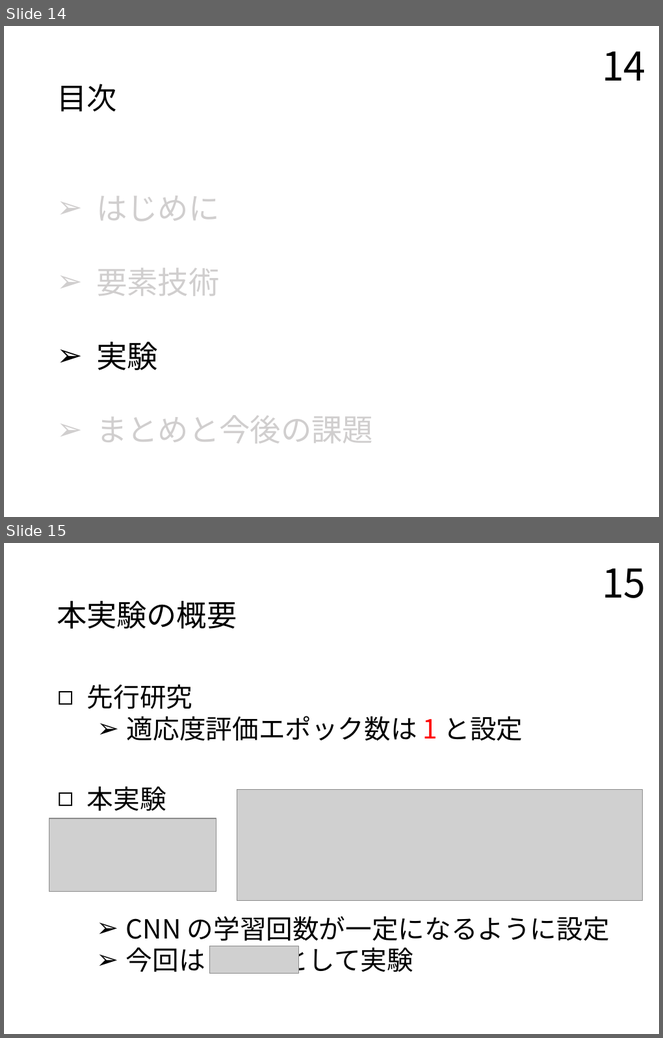
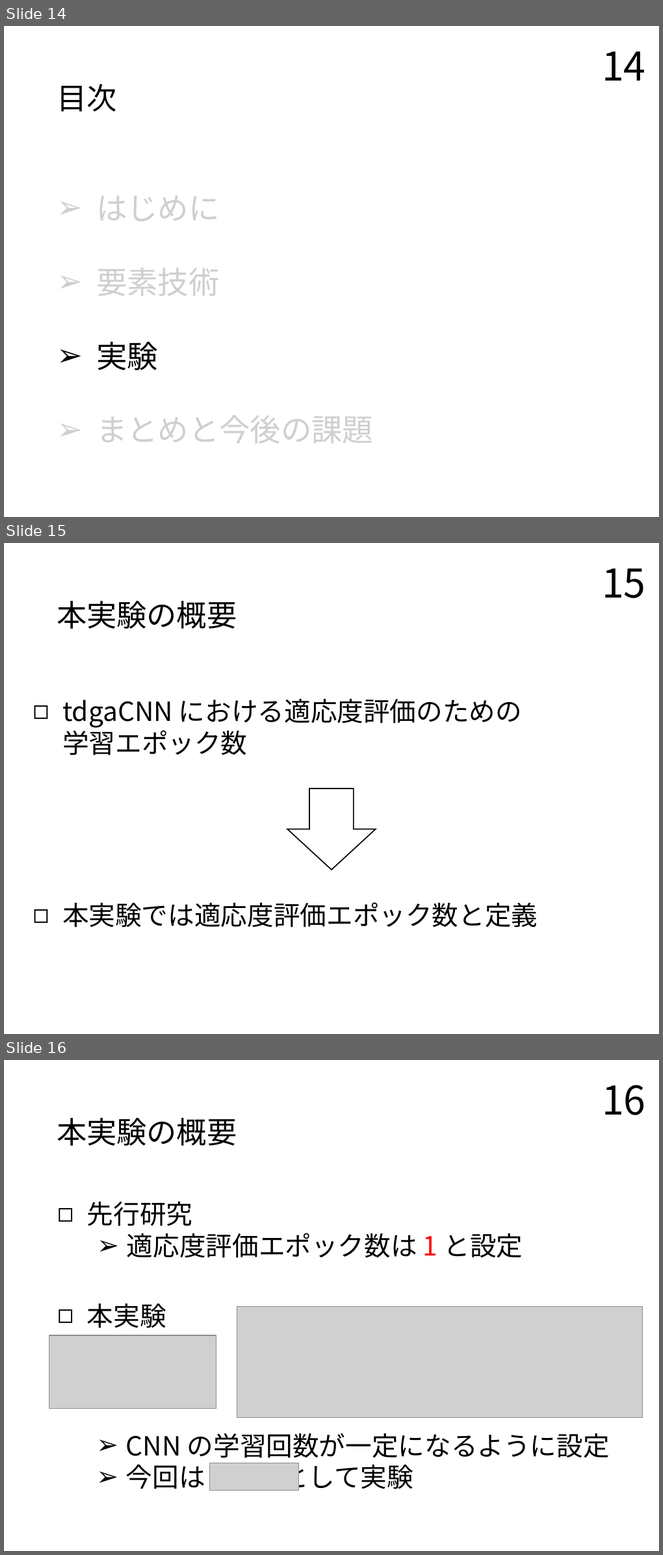
Before and after one commit to TairaTomotaka/kadai, a slide deck: prsn/20230124_prsn_taira.pptx. Shown one above the other, each under a label of ours: slides 14 and 15 before the commit, slides 14, 15 and 16 after it. The pictures are 663x1038 and 663x1555 pixels, drawn with LibreOffice and Linux fonts; fonts in the diff are those of the drawing; grey boxes stand for pictures. Boxes give left, top, right and bottom in pixels: in the first picture for what was removed or moved away, otherwise in the second. Text is boxed around its words. In the diff, an @@ line names an element or a change of style, - is before the commit and + after.

```diff
--- a/prsn/20230124_prsn_taira.pptx
+++ b/prsn/20230124_prsn_taira.pptx
@@ slide 15 added at (x1=4, y1=543, x2=659, y2=1034), background #FFFFFF @@
@@ page number added at (x1=602, y1=568, x2=646, y2=598), 36 pt, text #000000 @@
+15
@@ title added at (x1=57, y1=601, x2=237, y2=629), 27.3 pt, text #000000 @@
+本実験の概要
@@ text added at (x1=62, y1=699, x2=522, y2=756), 24 pt, text #000000 @@
+◻ tdgaCNN における適応度評価のための
+  学習エポック数
@@ down arrow added at (x1=287, y1=789, x2=376, y2=870), fill #FFFFFF, outline #000000 1 pt @@
@@ text added at (x1=62, y1=902, x2=538, y2=928), 24 pt, text #000000 @@
+◻ 本実験では適応度評価エポック数と定義
@@ what was slide 15 is now slide 16 @@
@@ page number at (x1=602, y1=1085, x2=646, y2=1115): text changed @@
-15
+16
```
Also in this commit, not shown: 3 slides changed.
